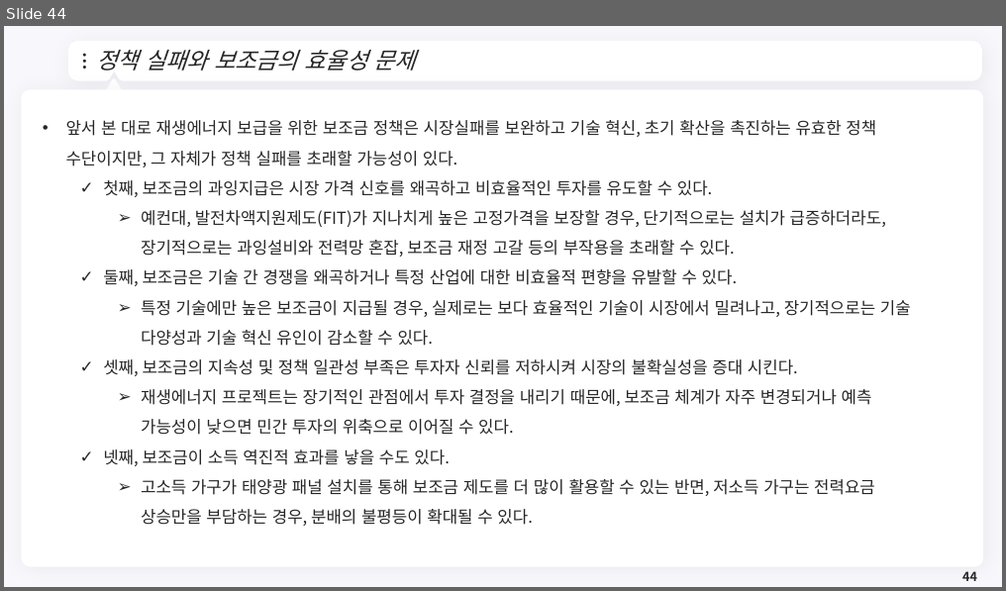
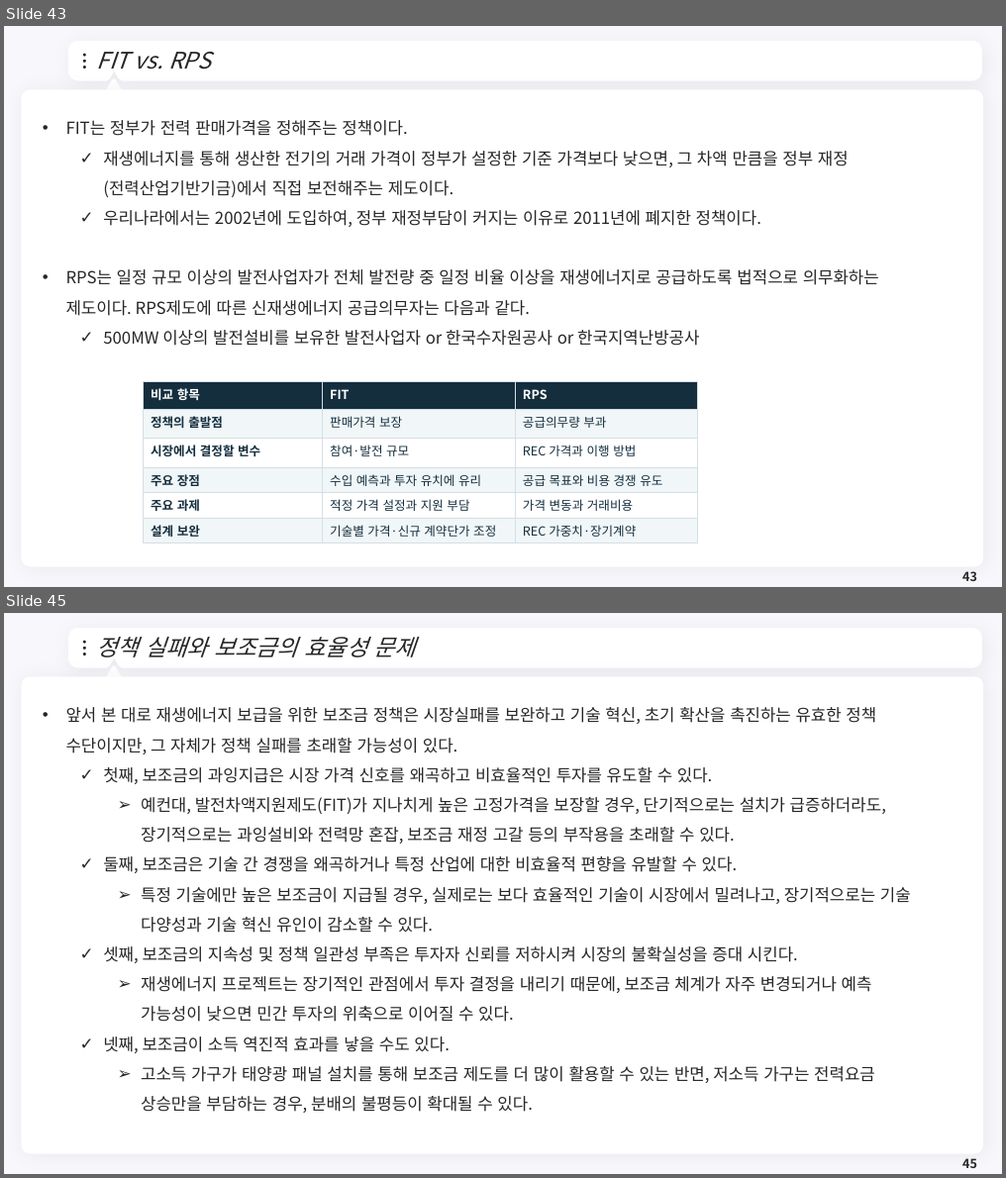
Before and after one commit to meandthey/Teaching, a slide deck: 에너지경제학/자원에너지경제학_Chapter_7 (재생에너지).pptx. Shown one above the other, each under a label of ours: slide 44 before the commit, slides 43 and 45 after it; the slides between them are not shown. The pictures are 1006x591 and 1006x1178 pixels, drawn with LibreOffice and Linux fonts; fonts in the diff are those of the drawing; background and template pictures are left out. Boxes give left, top, right and bottom in pixels: in the first picture for what was removed or moved away, otherwise in the second. Text is boxed around its words. In the diff, an @@ line names an element or a change of style, - is before the commit and + after.

```diff
--- a/에너지경제학/자원에너지경제학_Chapter_7 (재생에너지).pptx
+++ b/에너지경제학/자원에너지경제학_Chapter_7 (재생에너지).pptx
@@ slide 43 added at <box>4,26,1002,587</box>, background #F8F7FC; not listed: 7 template elements that a slide beside it also shows @@
@@ title added at <box>96,51,211,70</box>, 22 pt, text #262626, italic @@
+FIT vs. RPS
@@ text added at <box>66,120,879,346</box>, 16 pt, text #262626 @@
+• FIT는 정부가 전력 판매가격을 정해주는 정책이다.
+  ✓ 재생에너지를 통해 생산한 전기의 거래 가격이 정부가 설정한 기준 가격보다 낮으면, 그 차액 만큼을 정부 재정(전력산업기반기금)에서 직접 보전해주는 제도이다.
+  ✓ 우리나라에서는 2002년에 도입하여, 정부 재정부담이 커지는 이유로 2011년에 폐지한 정책이다.
+• RPS는 일정 규모 이상의 발전사업자가 전체 발전량 중 일정 비율 이상을 재생에너지로 공급하도록 법적으로 의무화하는 제도이다. RPS제도에 따른 신재생에너지 공급의무자는 다음과 같다.
+  ✓ 500MW 이상의 발전설비를 보유한 발전사업자 or 한국수자원공사 or 한국지역난방공사
@@ table added at <box>144,381,699,543</box>, 6 rows, 3 columns @@
+비교 항목 | FIT | RPS
+정책의 출발점 | 판매가격 보장 | 공급의무량 부과
+시장에서 결정할 변수 | 참여·발전 규모 | REC 가격과 이행 방법
+주요 장점 | 수입 예측과 투자 유치에 유리 | 공급 목표와 비용 경쟁 유도
+주요 과제 | 적정 가격 설정과 지원 부담 | 가격 변동과 거래비용
+설계 보완 | 기술별 가격·신규 계약단가 조정 | REC 가중치·장기계약
@@ page number added at <box>962,571,977,581</box>, 12 pt, text #262626, bold @@
+43
@@ what was slide 44 is now slide 45 @@
@@ page number at <box>962,1158,977,1168</box>: text changed @@
-44
+45
```
Also in this commit, not shown: 1 slide changed, 1 other slide added, 1 slide removed, 2 other files.
